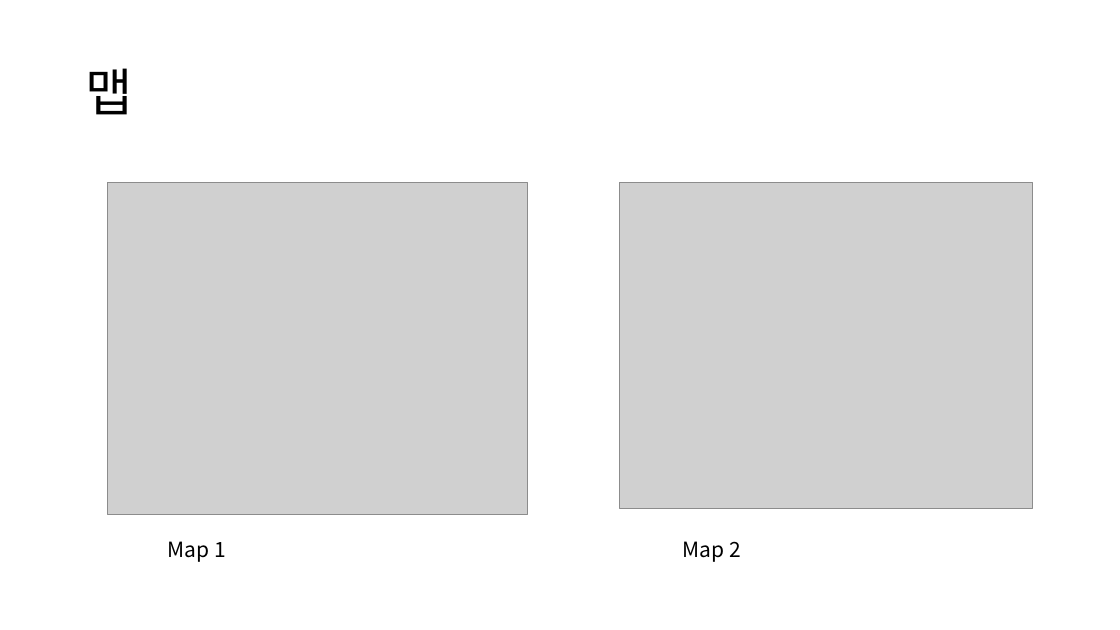
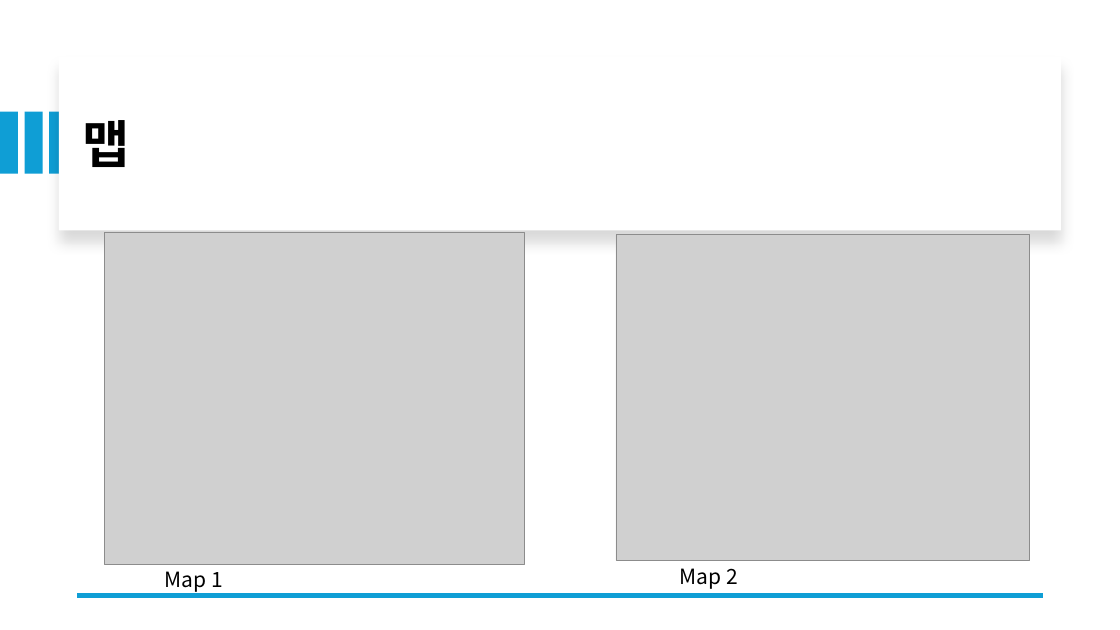
Before and after one commit to kyonghwa1916/OpenGL_Termproject, a slide deck: slide 6 of Night Street Driving Simulator.pptx. Drawn at 1120x630 pixels with LibreOffice and Linux fonts; fonts in the diff are those of the drawing; grey boxes stand for pictures. Boxes give left, top, right and bottom in pixels: in the first picture for what was removed or moved away, otherwise in the second. Text is boxed around its words. In the diff, an @@ line names an element or a change of style, - is before the commit and + after.

```diff
--- a/Night Street Driving Simulator.pptx
+++ b/Night Street Driving Simulator.pptx
@@ rectangle added at [59, 56, 1061, 230], fill #FFFFFF @@
@@ 2 pictures, 1 title: place and size @@
-2 pictures, 1 title at [85, 68, 1033, 514]
+2 pictures, 1 title at [82, 120, 1030, 565]
@@ title "맵" at [82, 120, 129, 167]: bold on @@
@@ rectangle added at [0, 112, 18, 174], fill #0F9ED5 @@
@@ rectangle added at [24, 112, 42, 174], fill #0F9ED5 @@
@@ rectangle added at [50, 112, 67, 174], fill #0F9ED5 @@
@@ text "Map 1": place and size @@
-text "Map 1" at [168, 541, 227, 562]
+text "Map 1" at [165, 571, 223, 592]
@@ text "Map 2": place and size @@
-text "Map 2" at [683, 541, 741, 562]
+text "Map 2" at [680, 568, 738, 589]
@@ line added from (1044, 596) to (77, 596), #0F9ED5 4.5 pt @@
```
Also in this commit, not shown: 5 other slides changed, 1 other file.
